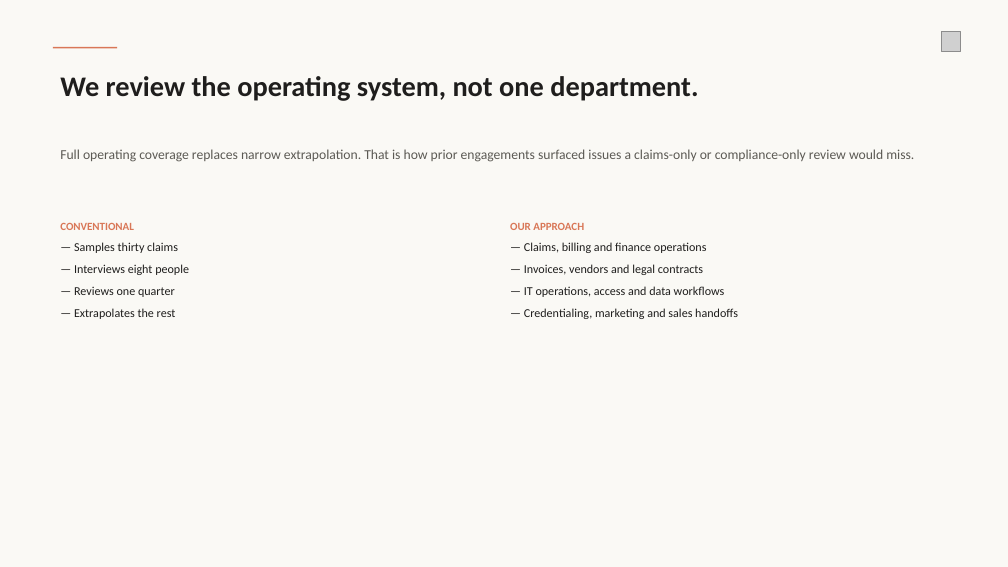
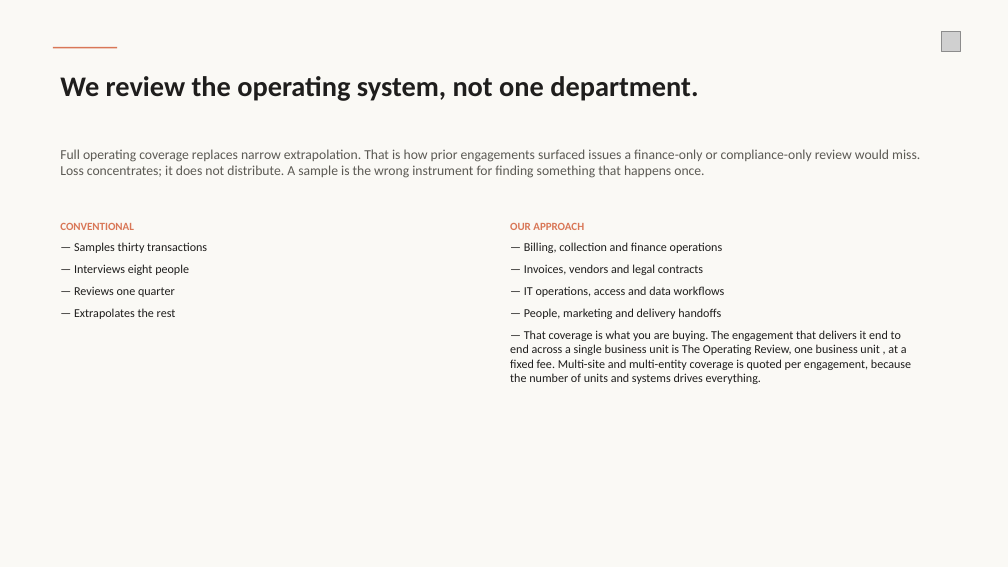
Before and after one commit to wirewalktech/AI-Extension, a slide deck: slide 5 of operating-review.pptx (slide 3 before the commit). Drawn at 1008x567 pixels with LibreOffice and Linux fonts; fonts in the diff are those of the drawing; grey boxes stand for pictures. Boxes give left, top, right and bottom in pixels: in the first picture for what was removed or moved away, otherwise in the second. Text is boxed around its words. In the diff, an @@ line names an element or a change of style, - is before the commit and + after.

```diff
--- a/operating-review.pptx
+++ b/operating-review.pptx
@@ text at bbox=[60, 149, 920, 178]: text changed @@
-Full operating coverage replaces narrow extrapolation. That is how prior engagements surfaced issues a claims-only or compliance-only review would miss.
+Full operating coverage replaces narrow extrapolation. That is how prior engagements surfaced issues a finance-only or compliance-only review would miss. Loss concentrates; it does not distribute. A sample is the wrong instrument for finding something that happens once.
@@ text at bbox=[74, 242, 207, 253]: text changed @@
-— Samples thirty claims
+— Samples thirty transactions
@@ text at bbox=[524, 242, 723, 253]: text changed @@
-— Claims, billing and finance operations
+— Billing, collection and finance operations
@@ text at bbox=[510, 308, 911, 384]: text changed @@
-— Credentialing, marketing and sales handoffs
+— People, marketing and delivery handoffs
+— That coverage is what you are buying. The engagement that delivers it end to end across a single business unit is The Operating Review, one business unit , at a fixed fee. Multi-site and multi-entity coverage is quoted per engagement, because the number of units and systems drives everything.
```
Also in this commit, not shown: 8 other slides changed, 14 slides added, 2 other files.
